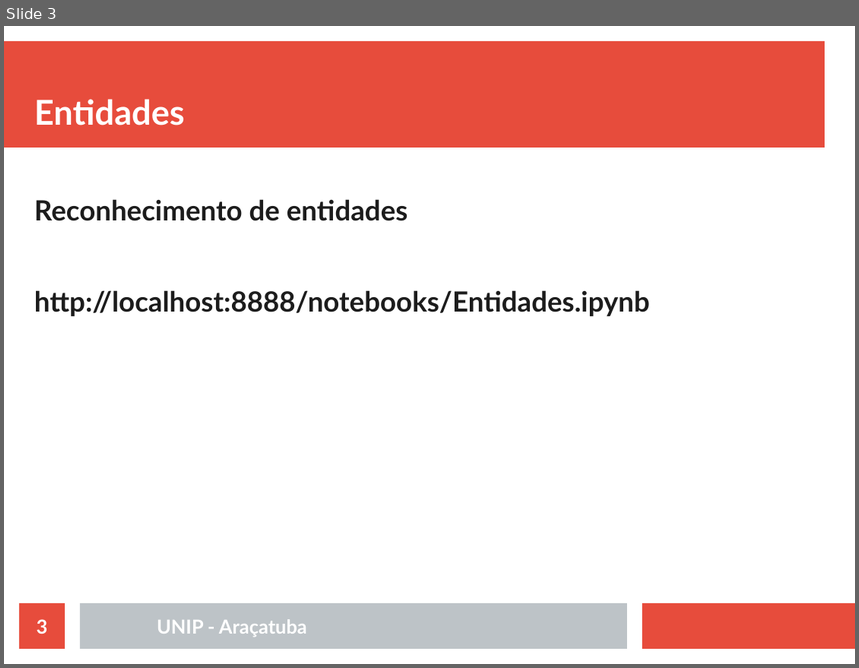
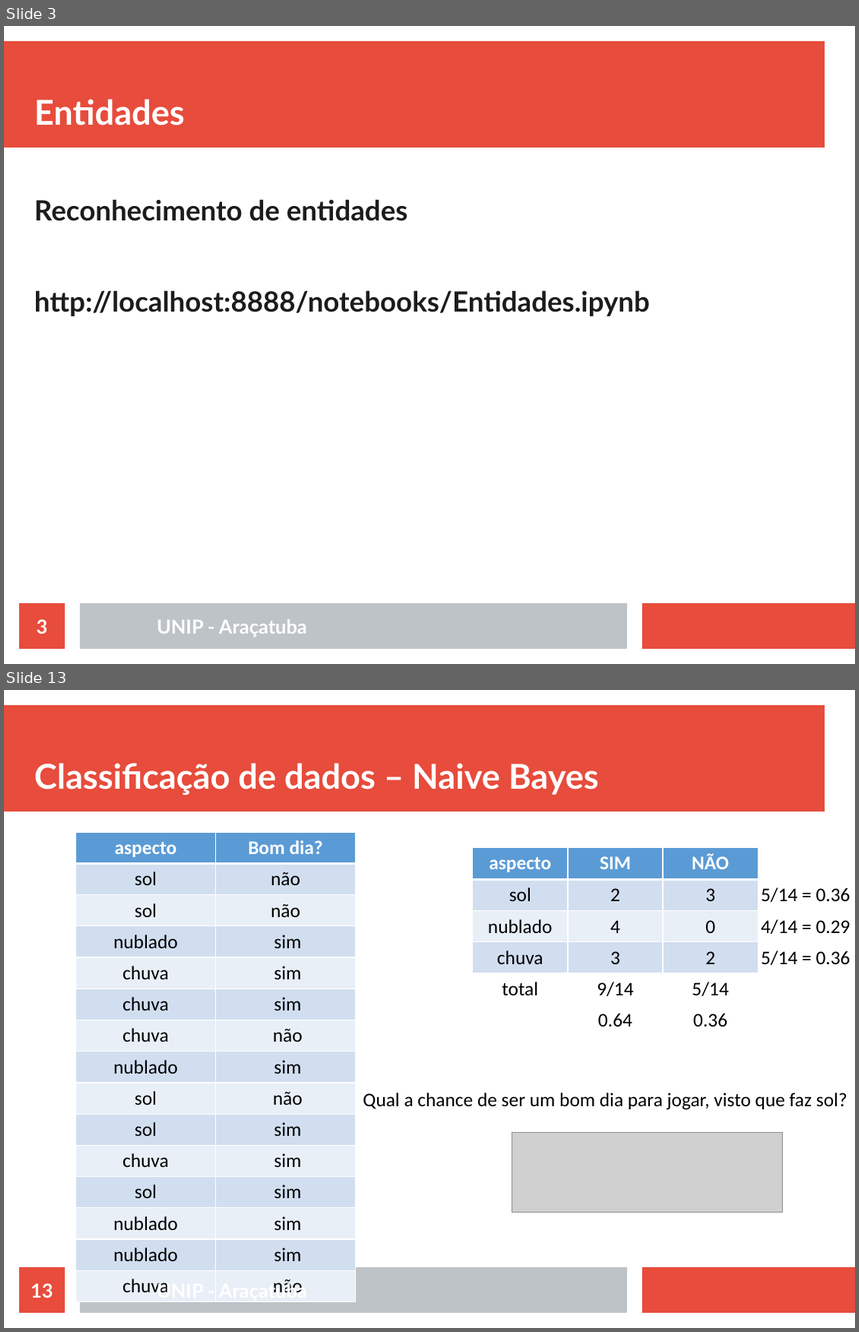
Before and after one commit to rafaelstojoao/pos-unip, a slide deck: [2020][modulo][Processamento_Linguagem_Natural]/[aula]02[classificacao].odp. Shown one above the other, each under a label of ours: slide 3 before the commit, slides 3 and 13 after it; the slides between them are not shown. The pictures are 859x668 and 859x1332 pixels, drawn with LibreOffice and Linux fonts; fonts in the diff are those of the drawing; grey boxes stand for pictures. Boxes give left, top, right and bottom in pixels: in the first picture for what was removed or moved away, otherwise in the second. Text is boxed around its words. In the diff, an @@ line names an element or a change of style, - is before the commit and + after.

```diff
--- a/[2020][modulo][Processamento_Linguagem_Natural]/[aula]02[classificacao].odp
+++ b/[2020][modulo][Processamento_Linguagem_Natural]/[aula]02[classificacao].odp
@@ slide 13 added at (x1=4, y1=690, x2=855, y2=1328), background #FFFFFF; not listed: 3 template elements that a slide beside it also shows @@
@@ title added at (x1=34, y1=763, x2=599, y2=795), 32 pt, text #FFFFFF, bold @@
+Classificação de dados – Naive Bayes
@@ table added at (x1=76, y1=832, x2=355, y2=1296), 15 rows, 2 columns @@
+aspecto | Bom dia?
+sol | não
+sol | não
+nublado | sim
+chuva | sim
+chuva | sim
+chuva | não
+nublado | sim
+sol | não
+sol | sim
+chuva | sim
+sol | sim
+nublado | sim
+nublado | sim
+chuva | não
@@ table added at (x1=473, y1=847, x2=853, y2=1030), 6 rows, 4 columns @@
+aspecto | SIM | NÃO | 
+sol | 2 | 3 | 5/14 = 0.36
+nublado | 4 | 0 | 4/14 = 0.29
+chuva | 3 | 2 | 5/14 = 0.36
+total | 9/14 | 5/14 | 
+ | 0.64 | 0.36 | 
@@ text added at (x1=363, y1=1093, x2=848, y2=1110), 18 pt, text #000000 @@
+Qual a chance de ser um bom dia para jogar, visto que faz sol?
@@ picture added at (x1=512, y1=1133, x2=782, y2=1213) @@
@@ page number added at (x1=19, y1=1268, x2=65, y2=1313), fill #E74C3C, 18 pt, text #FFFFFF, bold @@
+13
@@ text added at (x1=157, y1=1281, x2=307, y2=1293), 18 pt, text #FFFFFF, bold @@
+UNIP - Araçatuba
```
Also in this commit, not shown: 3 slides changed, 24 other slides added, 4 slides removed, 46 other files.
